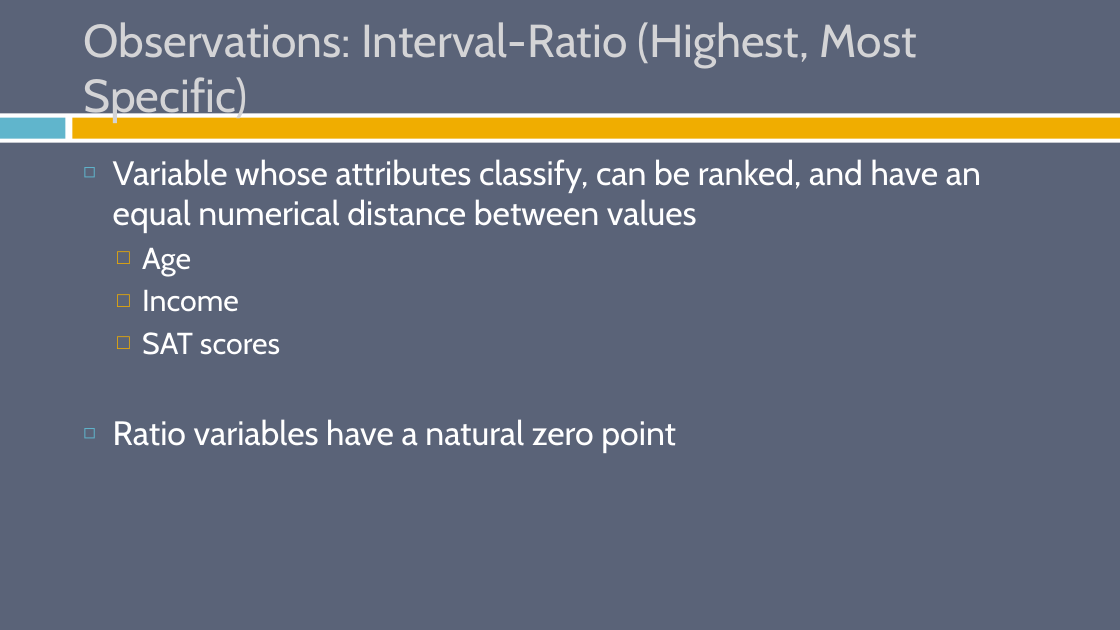
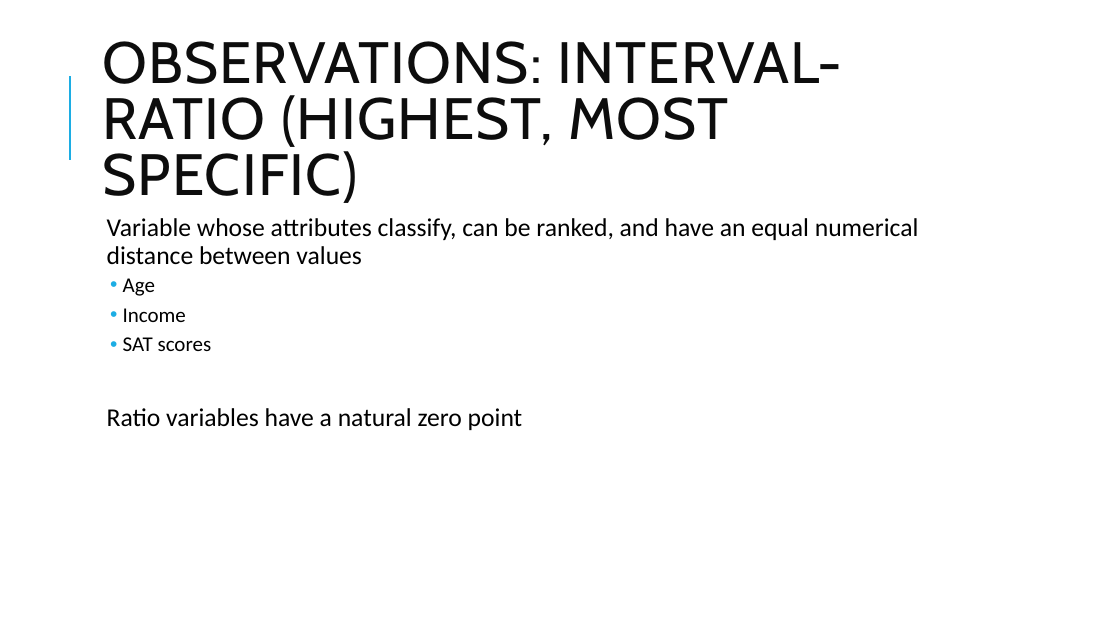
Before and after one commit to burrelvannjr/gradstats_sdsu, a slide deck: slide 20 of ppts/1_intro.pptx. Drawn at 1120x630 pixels with LibreOffice and Linux fonts; fonts in the diff are those of the drawing. Boxes give left, top, right and bottom in pixels: in the first picture for what was removed or moved away, otherwise in the second. Text is boxed around its words. In the diff, an @@ line names an element or a change of style, - is before the commit and + after.

```diff
--- a/ppts/1_intro.pptx
+++ b/ppts/1_intro.pptx
@@ background #5A6378 to #FFFFFF @@
@@ title at (x1=102, y1=41, x2=841, y2=203): text changed; size 39.6 to 50 pt; text colour #D4D4D6 to #0D0D0D @@
-Observations: Interval-Ratio (Highest, Most Specific)
+OBSERVATIONS: INTERVAL-RATIO (HIGHEST, MOST SPECIFIC)
@@ line added from (70, 160) to (70, 76), #1CADE4 1.5 pt @@
@@ rectangle removed at (x1=0, y1=113, x2=1120, y2=143) @@
@@ rectangle removed at (x1=0, y1=118, x2=66, y2=139) @@
@@ rectangle removed at (x1=72, y1=118, x2=1120, y2=139) @@
@@ text "Variable whose attributes classify, can ..." moved from (x1=113, y1=159, x2=981, y2=453) to (x1=107, y1=218, x2=919, y2=430) @@
@@ text "Variable whose attributes classify, can ..." at (x1=107, y1=218, x2=919, y2=430): size 29 to 22 pt in "Variable whose attributes classify, can be ranked, ...", "Ratio variables have a natural zero point"; font Cabin to Calibri, text colour #FFFFFF to #000000; size 26 to 18 pt in "Age", "Income", "SAT scores"; bullet ◻ to  ; line spacing 1 to 0.9; more space between paragraphs; bullet colour #60B5CC to #1CADE4; bullet □ to •; bullet colour #F0AD00 to #1CADE4 @@
```
Also in this commit, not shown: 31 other slides changed, 1 other file.
